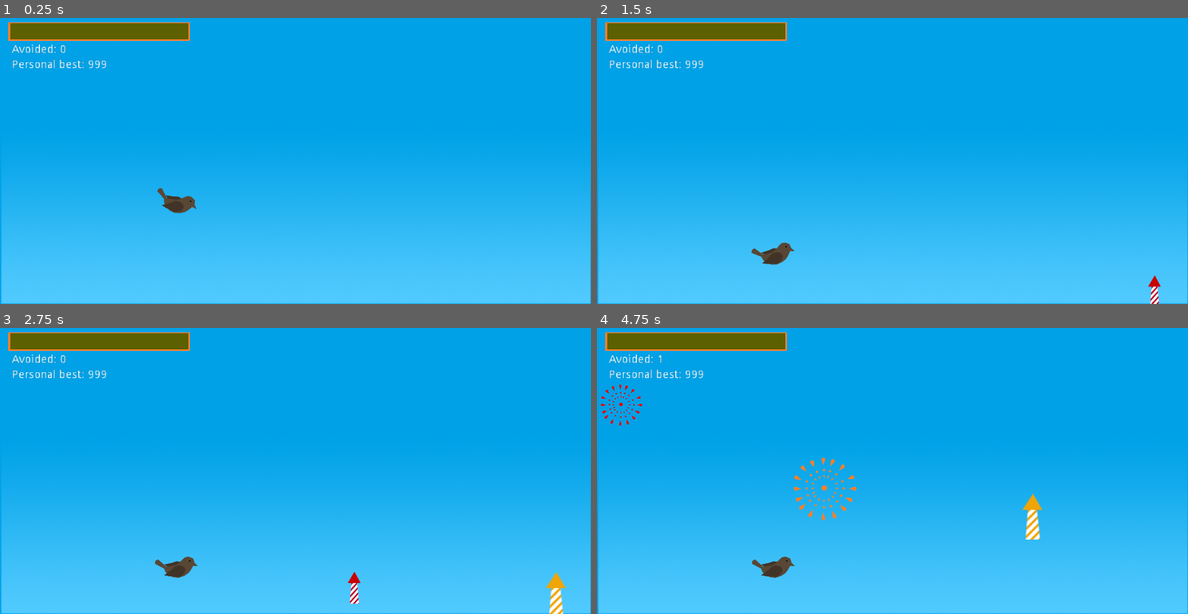
Above: before the commit, frames 1-4 (two rows, left to right).
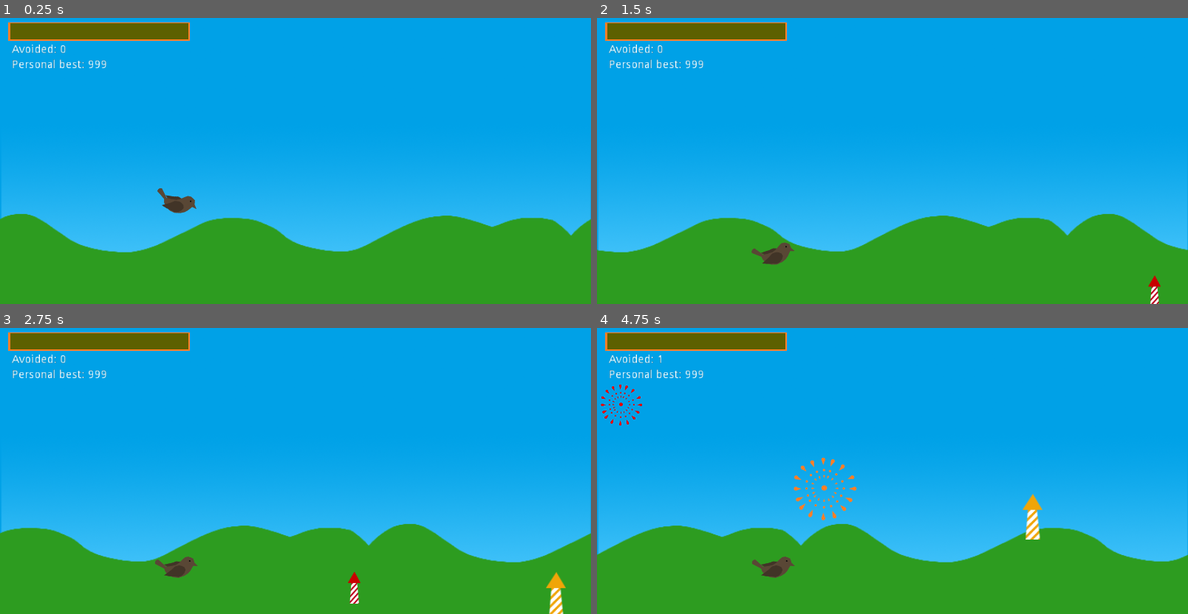
Above: after the commit, the same moments.

Repository: cuadrakev/Mint-Griffon-Game
Game: Godot game, scene res://scenes/Game.tscn
The game is run twice, just before and just after one commit, with the same random seed, the same clock (stepped at 60 frames per second) and the same inputs.
Inputs (mouse positions are in pixels of both pictures, inside the frame that each line leads up to):
- Up to frame 1 (0.25 s): no input
- Up to frame 2 (1.5 s): move the mouse to (1022, 146) at 0.52 s; click (1022, 146) at 0.67 s; move the mouse to (774, 175) at 1.27 s; click (774, 175) at 1.42 s
- Up to frame 3 (2.75 s): move the mouse to (354, 408) at 2.02 s; click (354, 408) at 2.17 s
- Up to frame 4 (4.75 s): move the mouse to (862, 528) at 2.77 s; click (862, 528) at 2.92 s; move the mouse to (1069, 513) at 3.52 s; click (1069, 513) at 3.67 s; move the mouse to (715, 428) at 4.27 s; click (715, 428) at 4.42 s

The runs differ from the first frame. In frame 1, 26% of the frame differs, in the area x 0-100%, y 68-100%; in frame 2, 25%; in frame 3, 25%; in frame 4, 25%.

Commit message:
simple prallax background

Diff:
--- /dev/null
+++ b/objects/GameBackground.tscn
@@ -0,0 +1,23 @@
+[gd_scene load_steps=3 format=2]
+
+[ext_resource path="res://scripts/BackgroundScroller.gd" type="Script" id=1]
+[ext_resource path="res://sprites/background/sky.png" type="Texture" id=2]
+
+[node name="BackgroundScroller" type="ParallaxBackground"]
+script = ExtResource( 1 )
+
+[node name="StaticBg" type="Sprite" parent="."]
+texture = ExtResource( 2 )
+centered = false
+
+[node name="Background" type="ParallaxLayer" parent="."]
+motion_scale = Vector2( 0.5, 1 )
+
+[node name="Sprite" type="Sprite" parent="Background"]
+centered = false
+
+[node name="Seam" type="ParallaxLayer" parent="."]
+motion_scale = Vector2( 0.5, 1 )
+
+[node name="Sprite" type="Sprite" parent="Seam"]
+centered = false
--- a/project.godot
+++ b/project.godot
@@ -7,6 +7,22 @@
 ;   param=value ; assign values to parameters
 
 config_version=4
+
+_global_script_classes=[ {
+"base": "ParallaxBackground",
+"class": "BackgroundScroller",
+"language": "GDScript",
+"path": "res://scripts/BackgroundScroller.gd"
+}, {
+"base": "KinematicBody2D",
+"class": "BirdPlayer",
+"language": "GDScript",
+"path": "res://scripts/Player.gd"
+} ]
+_global_script_class_icons={
+"BackgroundScroller": "",
+"BirdPlayer": ""
+}
 
 [application]
 
--- a/scenes/Game.tscn
+++ b/scenes/Game.tscn
@@ -1,13 +1,16 @@
-[gd_scene load_steps=9 format=2]
+[gd_scene load_steps=12 format=2]
 
 [ext_resource path="res://scripts/SceneScript.gd" type="Script" id=1]
 [ext_resource path="res://objects/BirdPlayer.tscn" type="PackedScene" id=2]
 [ext_resource path="res://scripts/hitCount.gd" type="Script" id=3]
-[ext_resource path="res://sprites/background/sky.png" type="Texture" id=5]
+[ext_resource path="res://sprites/background/bg1.png" type="Texture" id=4]
+[ext_resource path="res://objects/GameBackground.tscn" type="PackedScene" id=5]
+[ext_resource path="res://sprites/background/bg_seam2_1.png" type="Texture" id=6]
+[ext_resource path="res://sprites/background/bg_seam.png" type="Texture" id=8]
+[ext_resource path="res://sprites/background/bgVer2.png" type="Texture" id=9]
 [ext_resource path="res://scripts/Avoided.gd" type="Script" id=11]
 [ext_resource path="res://sprites/bar_outline.png" type="Texture" id=13]
 [ext_resource path="res://theme.tres" type="Theme" id=15]
-[ext_resource path="res://sprites/background/night.png" type="Texture" id=16]
 
 [node name="Scene" type="Node2D"]
 script = ExtResource( 1 )
@@ -55,22 +58,9 @@
 margin_bottom = 67.0
 text = "Personal best: 999"
 
-[node name="ParallaxBackground" type="ParallaxBackground" parent="."]
-
-[node name="ParallaxLayer" type="ParallaxLayer" parent="ParallaxBackground"]
-
-[node name="Sprite" type="Sprite" parent="ParallaxBackground/ParallaxLayer"]
-texture = ExtResource( 5 )
-offset = Vector2( 370, 180 )
-
-[node name="Sprite2" type="Sprite" parent="ParallaxBackground/ParallaxLayer"]
-visible = false
-texture = ExtResource( 16 )
-offset = Vector2( 370, 180 )
-
-[node name="ParallaxLayer2" type="ParallaxLayer" parent="ParallaxBackground"]
-
-[node name="Sprite" type="Sprite" parent="ParallaxBackground/ParallaxLayer2"]
+[node name="BackgroundScroller" parent="." instance=ExtResource( 5 )]
+BackgroundTextures = [ ExtResource( 4 ), ExtResource( 9 ) ]
+BackgroundSeams = [ ExtResource( 8 ), ExtResource( 6 ) ]
 
 [node name="BirdPlayer" parent="." instance=ExtResource( 2 )]
 position = Vector2( 221, 186 )
--- /dev/null
+++ b/scripts/BackgroundScroller.gd
@@ -0,0 +1,52 @@
+class_name BackgroundScroller
+extends ParallaxBackground
+
+export(Array, Texture) var BackgroundTextures
+#seams are in order: 1->2, 2->3, ..., n->1
+export(Array, Texture) var BackgroundSeams
+export var switchAfter = 2
+
+var scrollSpeed = 200
+var textureWidth = 0
+
+var currentTexture = 0
+var currentCycle = 0
+onready var BgNode = $Background
+onready var SeamNode = $Seam
+
+func _ready():
+	assert(BackgroundTextures.size() >= 2)
+	assert(BackgroundSeams.size() == BackgroundTextures.size())
+	textureWidth = BackgroundTextures[0].get_width()
+	switchAfter *= textureWidth
+
+	BgNode.get_node("Sprite").texture = BackgroundTextures[0]
+	BgNode.motion_mirroring.x = textureWidth
+	SeamNode.visible = false
+
+func _process(delta):
+	self.scroll_offset.x -= scrollSpeed * delta * get_node("/root/Scene").speedMult
+
+	if currentCycle == 0 and -self.scroll_offset.x > switchAfter:
+		SeamNode.get_node("Sprite").texture = BackgroundSeams[currentTexture]
+		SeamNode.motion_offset.x = switchAfter
+		SeamNode.visible = true
+		BgNode.motion_offset.x = switchAfter - textureWidth
+		BgNode.motion_mirroring.x = 0
+		currentCycle = 2
+
+		currentTexture += 1
+		if currentTexture == BackgroundTextures.size():
+			currentTexture = 0
+
+	if currentCycle == 2 and -self.scroll_offset.x > switchAfter + 2 * textureWidth:
+		BgNode.get_node("Sprite").texture = BackgroundTextures[currentTexture]
+		BgNode.motion_offset.x = switchAfter + textureWidth
+		currentCycle = 3
+
+	if currentCycle == 3 and -self.scroll_offset.x > switchAfter + 4 * textureWidth:
+		self.scroll_offset.x = 0
+		BgNode.motion_offset.x = 0
+		BgNode.motion_mirroring.x = textureWidth
+		SeamNode.visible = false
+		currentCycle = 0
Binary file added: sprites/background/bg1.png
Binary file added: sprites/background/bg2.png
Binary file added: sprites/background/bgVer2.png
Binary file added: sprites/background/bg_seam.png
Binary file added: sprites/background/bg_seam2_1.png
